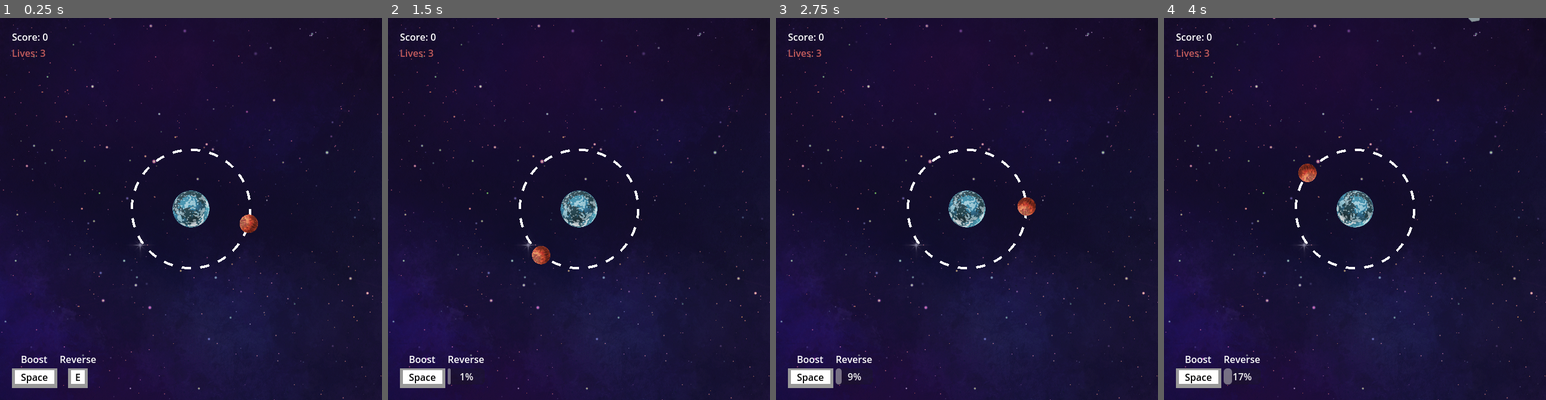
Above: before the commit, frames 1-4 (left to right).
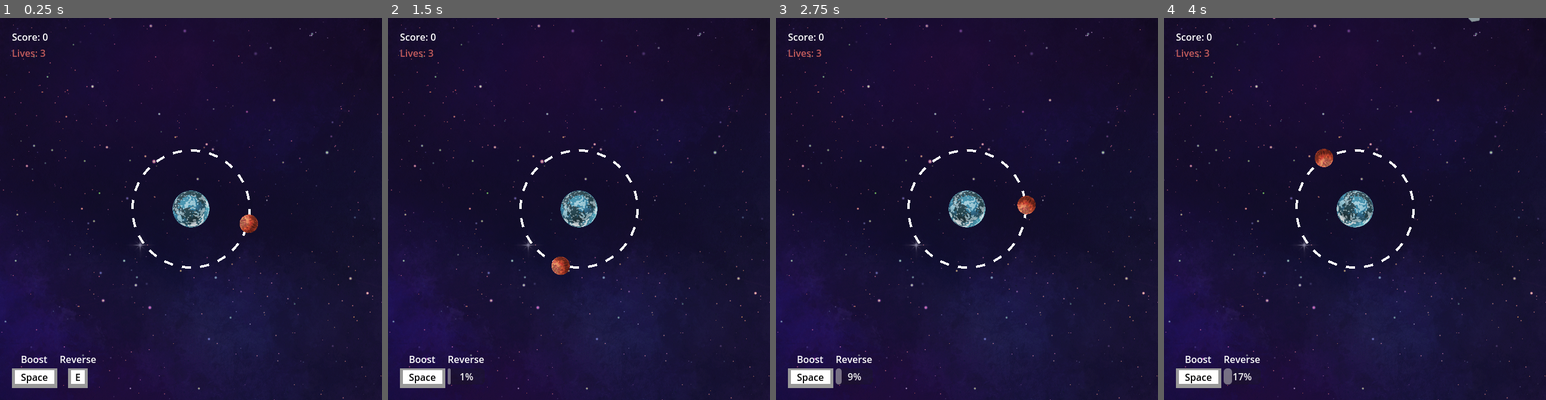
Above: after the commit, the same moments.

Repository: frostblooded/godot_wild_jam_83
Game: Godot game, scene res://scenes/main.tscn
The game is run twice, just before and just after one commit, with the same random seed, the same clock (stepped at 60 frames per second) and the same inputs. The engine's default icon, where the game draws it, is replaced by a stand-in: a white triangle on a blue panel in a dark square.
Inputs:
- Up to frame 1 (0.25 s): no input
- Up to frame 2 (1.5 s): hold Space (speed_up_player) 0.53-1.28 s; hold E (reverse_player) from 1.28 s (still down)
- Up to frame 3 (2.75 s): release E (reverse_player) at 2.03 s; hold Space (speed_up_player) from 2.03 s (still down)
- Up to frame 4 (4 s): release Space (speed_up_player) at 3.53 s; hold E (reverse_player) from 3.53 s (still down)

The runs differ from the first frame. In frame 1, 0.2% of the frame differs, in the area x 34-66%, y 34-66%; in frame 2, 0.5%; in frame 3, 0.3%; in frame 4, 0.5%.

Commit message:
Add proper placeholder image for the guide sprite and make it scale with the orbiting radius

Diff:
--- a/scenes/planet.tscn
+++ b/scenes/planet.tscn
@@ -1,12 +1,12 @@
 [gd_scene load_steps=11 format=3 uid="uid://bbtufenvykmg7"]
 
 [ext_resource type="Script" uid="uid://c5oj1mhg38wjv" path="res://scripts/planet.gd" id="1_ggt7d"]
-[ext_resource type="Texture2D" uid="uid://8xcg2e43l8ad" path="res://icon.svg" id="1_h8ms6"]
 [ext_resource type="Texture2D" uid="uid://dcdtyvj8oys1f" path="res://assets/planet.png" id="2_3s4jt"]
 [ext_resource type="PackedScene" uid="uid://1odw32oe70ww" path="res://scenes/player.tscn" id="2_ggt7d"]
 [ext_resource type="PackedScene" uid="uid://b64pq82usx1ur" path="res://scenes/spawner.tscn" id="4_0k1rn"]
 [ext_resource type="PackedScene" uid="uid://d4kaa4ayuqbvt" path="res://scenes/repair_pack.tscn" id="4_1wmcx"]
 [ext_resource type="Shader" uid="uid://b8vrup4frlrjp" path="res://assets/guide_shader.gdshader" id="4_48b8c"]
+[ext_resource type="Texture2D" uid="uid://c8u8f4wfha13h" path="res://assets/placeholder.png" id="6_1wmcx"]
 
 [sub_resource type="CircleShape2D" id="CircleShape2D_0k1rn"]
 radius = 30.0
@@ -27,11 +27,12 @@
 shader_parameter/frequency = 10.0
 shader_parameter/phase = 0.0
 
-[node name="Planet" type="Node2D" node_paths=PackedStringArray("_area", "_sprite")]
+[node name="Planet" type="Node2D" node_paths=PackedStringArray("_area", "_sprite", "_guide_sprite")]
 script = ExtResource("1_ggt7d")
 _area = NodePath("Area2D")
 _sprite = NodePath("Sprite2D")
 _sprite_rotation_speed = 0.3
+_guide_sprite = NodePath("GuideSprite")
 
 [node name="Sprite2D" type="Sprite2D" parent="."]
 scale = Vector2(0.06, 0.06)
@@ -53,9 +54,9 @@
 
 [node name="GuideSprite" type="Sprite2D" parent="."]
 material = SubResource("ShaderMaterial_48b8c")
-scale = Vector2(1.58, 1.58)
-texture = ExtResource("1_h8ms6")
+texture = ExtResource("6_1wmcx")
 
 [node name="Player" parent="." instance=ExtResource("2_ggt7d")]
 material = SubResource("ShaderMaterial_3s4jt")
 position = Vector2(0, -100)
+_increased_orbiting_mult = 2.0
--- a/scenes/player.tscn
+++ b/scenes/player.tscn
@@ -9,7 +9,7 @@
 
 [node name="Player" type="Node2D" node_paths=PackedStringArray("_area", "_sprite", "_reverse_cooldown_timer")]
 script = ExtResource("1_g2els")
-increased_orbiting_mult = 2.5
+_increased_orbiting_mult = 2.5
 _area = NodePath("Area2D")
 _sprite = NodePath("Sprite2D")
 _sprite_rotation_speed = -0.6
--- a/scripts/globals/event_bus.gd
+++ b/scripts/globals/event_bus.gd
@@ -4,3 +4,4 @@
 signal gained_life
 signal increased_score(amount: int)
 signal reverse_cooldown_timer_started(cooldown_timer: Timer)
+signal changed_orbiting_radius(new_radius: float)
--- a/scripts/planet.gd
+++ b/scripts/planet.gd
@@ -4,9 +4,11 @@
 @export var _area: Area2D
 @export var _sprite: Sprite2D
 @export var _sprite_rotation_speed: float = 1.0
+@export var _guide_sprite: Sprite2D
 
 func _enter_tree() -> void:
     _area.area_entered.connect(_on_hit)
+    EventBus.changed_orbiting_radius.connect(_on_orbiting_radius_changed)
 
 func _ready() -> void:
     Globals.planet = self
@@ -21,3 +23,7 @@
     elif area.owner.is_in_group("repair_packs"):
         area.owner.queue_free()
         EventBus.gained_life.emit()
+
+func _on_orbiting_radius_changed(new_radius: float) -> void:
+    _guide_sprite.scale.x = new_radius / 100
+    _guide_sprite.scale.y = new_radius / 100
--- a/scripts/player.gd
+++ b/scripts/player.gd
@@ -1,9 +1,9 @@
 class_name Player
 extends Node2D
 
-@export var orbiting_radius: float = 100.0
-@export var default_orbiting_speed: float = 1.0
-@export var increased_orbiting_mult: float = 2.0
+@export var _initial_orbiting_radius: float = 100.0
+@export var _default_orbiting_speed: float = 1.0
+@export var _increased_orbiting_mult: float = 2.0
 @export var _area: Area2D
 @export var _sprite: Sprite2D
 @export var _sprite_rotation_speed: float = 1.0
@@ -14,17 +14,23 @@
 var _angle: float = 0.0
 var _last_meteor_hit_guide: Node2D
 var _orbiting_clockwise: bool = true
+var _orbiting_radius: float = 0.0
+
+func set_orbiting_radius(new_radius: float) -> void:
+    _orbiting_radius = new_radius
+    EventBus.changed_orbiting_radius.emit(new_radius)
 
 func _enter_tree() -> void:
     _area.area_entered.connect(_on_hit)
 
 func _ready() -> void:
-    position = Vector2(0, orbiting_radius)
+    position = Vector2(0, _orbiting_radius)
     _orbiting_clockwise = _initial_orbiting_clockwise
+    _orbiting_radius = _initial_orbiting_radius
 
 func _physics_process(delta: float) -> void:
     _angle += _get_gained_angle(delta)
-    position = Globals.get_position_on_circle(Vector2.ZERO, orbiting_radius, _angle)
+    position = Globals.get_position_on_circle(Vector2.ZERO, _orbiting_radius, _angle)
 
 func _process(delta: float) -> void:
     if Input.is_action_just_pressed("reverse_player"):
@@ -64,12 +70,12 @@
     return 1
 
 func _get_gained_angle(delta: float) -> float:
-    var used_rotation_speed: float = default_orbiting_speed
+    var used_rotation_speed: float = _default_orbiting_speed
 
     if Input.is_action_pressed("speed_up_player"):
-        used_rotation_speed *= increased_orbiting_mult
+        used_rotation_speed *= _increased_orbiting_mult
 
-    var gained_angle: float = used_rotation_speed * delta
+    var gained_angle: float = used_rotation_speed * delta / (_orbiting_radius / 100)
 
     if !_orbiting_clockwise:
         gained_angle *= -1
Binary file added: assets/placeholder.png
Not shown, added: assets/placeholder.png.import
